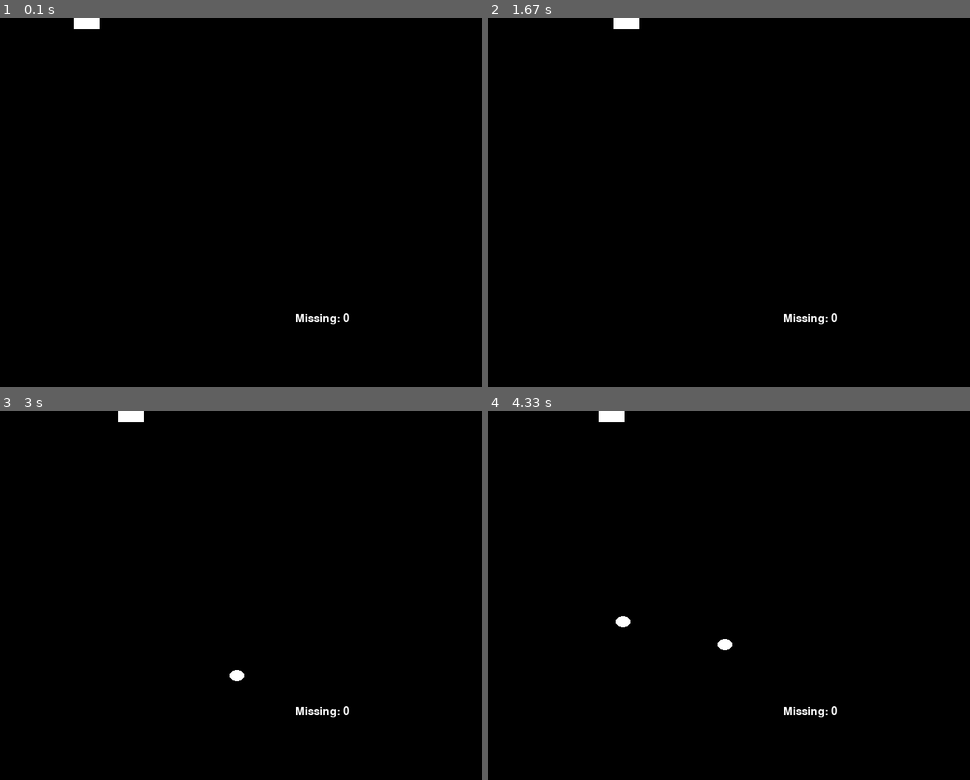
Above: before the commit, frames 1-4 (two rows, left to right).
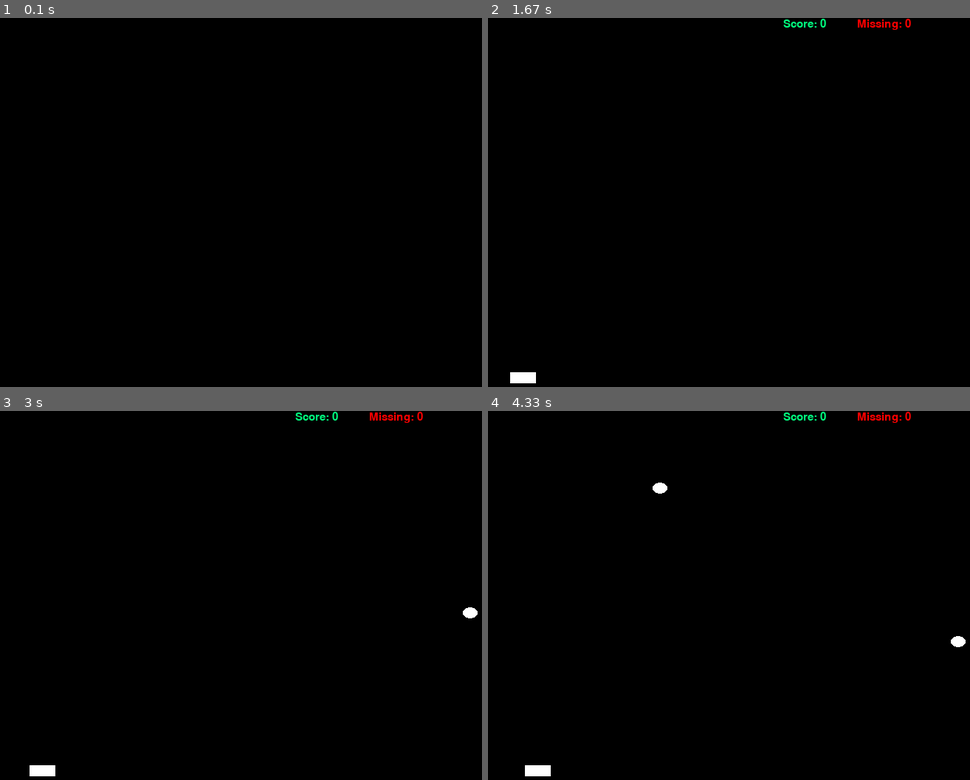
Above: after the commit, the same moments.

Repository: m8gr75/pygame
Game: pygame game, started from Userevent.py
Same seed, same stepped clock (60 frames per second), same inputs: the game is played once before the commit and once after it.
Inputs:
- Up to frame 1 (0.1 s): no input
- Up to frame 2 (1.67 s): hold P 0.33-0.8 s; hold Right 0.33-0.8 s; hold P 0.83-1.3 s; hold Right from 1.33 s (still down)
- Up to frame 3 (3 s): release Right at 1.8 s; hold Right 1.83-2.3 s; hold Left 2.33-2.87 s; hold Left from 2.9 s (still down)
- Up to frame 4 (4.33 s): release Left at 3.3 s; hold Right 3.33-3.97 s; hold Left from 4 s (still down)

The runs differ from the first frame. In frame 1, 0.3% of the frame differs, in the area x 15-73%, y 0-83%; in frame 2, 0.7%; in frame 3, 0.9%; in frame 4, 1.0%, in the area x 7-100%, y 0-99%.

Commit message:
Add files via upload

Diff:
--- a/Userevent.py
+++ b/Userevent.py
@@ -6,20 +6,22 @@
 pygame.init()
 WHITE = (255, 255, 255)
 BLACK = (0, 0, 0)
+GREEN = (0, 255, 127)
+RED = (255, 0, 0)
 ADDENEMY = pygame.USEREVENT + 3
 size = [700, 500]
 screen_width = 700
 screen_height = 500
-pygame.time.set_timer(ADDENEMY, 2000)
+pygame.time.set_timer(ADDENEMY, 2000) #secondi
 screen = pygame.display.set_mode(size)
 pygame.display.set_caption("USER EVENT")
 clock = pygame.time.Clock()
+missing = True
 done = True
-missing = True
+pause = False
 list1 = []
-count = 0
 fontobj = pygame.font.Font("freesansbold.ttf", 15)
-
+largeText = pygame.font.SysFont("comicsansms",115)
 
 class Enemy(pygame.sprite.Sprite):
     def __init__(self, color, width, height):
@@ -40,23 +42,21 @@
         # Update the position of this object by setting the values
         # of rect.x and rect.y
         self.rect = self.image.get_rect(center=(
-            random.randint(0, 700), random.randint(200, 500))
+            random.randint(0, 700), random.randint(0, 250))
         )
 
 
     def update(self):
-        self.rect.move_ip(0, -3)
-        if self.rect.top < 0:
+        self.rect.move_ip(0, 3)
+        if self.rect.bottom > 500:
             missing = False
             list1.append(1)
             self.kill()
+    def killenemy(self):
+        self.kill()
 
             #print missing
             #return missing
-
-
-
-
 
 class Player(pygame.sprite.Sprite):
 
@@ -77,7 +77,7 @@
         # of rect.x and rect.y
 
         self.rect = self.image.get_rect()
-        self.rect.topleft = [100, 0]
+        self.rect.bottomleft = [0, 495]
 
         """ Called each frame. """
     def update(self, pressed_keys):
@@ -101,7 +101,7 @@
 
 all_sprites_list = pygame.sprite.Group()
 enemy_sprites_list = pygame.sprite.Group()
-
+player_list = pygame.sprite.Group()
 
 #    enemy = Enemy(WHITE, 20, 15)
 
@@ -113,14 +113,39 @@
 
 
 player = Player(WHITE, 35, 15)
+player_list.add(player)
 all_sprites_list.add(player)
+score = 0
+
+def text_objects(text, font):
+    textSurface = font.render(text, True, GREEN)
+    return textSurface, textSurface.get_rect()
+
+def paused(stop):
+    largeText = pygame.font.SysFont("comicsansms",115)
+    #textP= font.render("PAUSE ", True, GREEN)
+    TextSurf, TextRect = text_objects("Paused", largeText)
+    TextRect.center = ((screen_width/2),(screen_height/2))
+    screen.blit(TextSurf, TextRect)
+
+    while stop:
+        for event in pygame.event.get():
+
+            if event.type == pygame.QUIT:
+                pygame.quit()
+                quit()
+            elif event.type == pygame.KEYDOWN:
+                if event.key == K_p:
+                    stop = False
 
 
-conto = 0
+        pygame.display.update()
+        clock.tick(15)
 
 while done:
     screen.fill(BLACK)
 
+    enemy= Enemy(WHITE, 20, 15)
 
     for event in pygame.event.get():
         if event.type == pygame.QUIT:
@@ -130,14 +155,13 @@
         elif event.type == pygame.KEYDOWN:
             if event.key == K_ESCAPE:
                 done = False
+            elif event.key == K_p:
+                pause = True
+                paused(pause)
         elif event.type == ADDENEMY:
-
-            enemy= Enemy(WHITE, 20, 15)
             enemy_sprites_list.add(enemy)
             all_sprites_list.add(enemy)
             #enemy.update()
-
-
     # Limit to 20 frames per second
 
     pressed_keys = pygame.key.get_pressed()
@@ -146,12 +170,19 @@
 
     x = sum(list1)
 
-    textS= fontobj.render("Missing: " + str(x), True, WHITE)
 
-    screen.blit(textS, (400, 400))
-    all_sprites_list.draw(screen)
+    clock.tick(10)
+    #all_sprites_list.draw(screen)
+    for entity in all_sprites_list:
+        screen.blit(entity.image, entity.rect)
+
+    hits = pygame.sprite.groupcollide(player_list, enemy_sprites_list, False, True)
+    if hits:
+        score +=1
+    textM= fontobj.render("Missing: " + str(x), True, RED)
+    screen.blit(textM, (500, 1))
+    textS= fontobj.render("Score: " + str(score), True, GREEN)
+    screen.blit(textS, (400, 1))
     pygame.display.flip()
 
     # Go ahead and update the screen with what we've drawn.
-
-    clock.tick(10)
